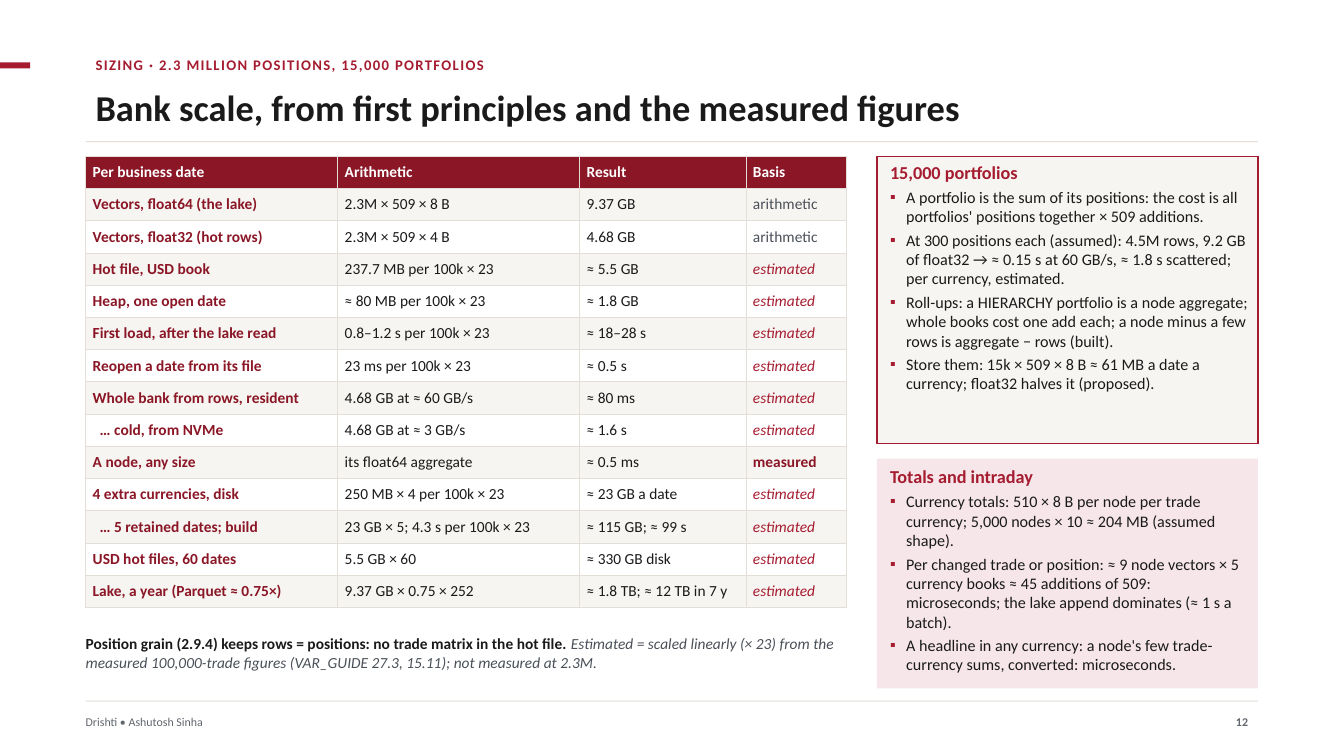
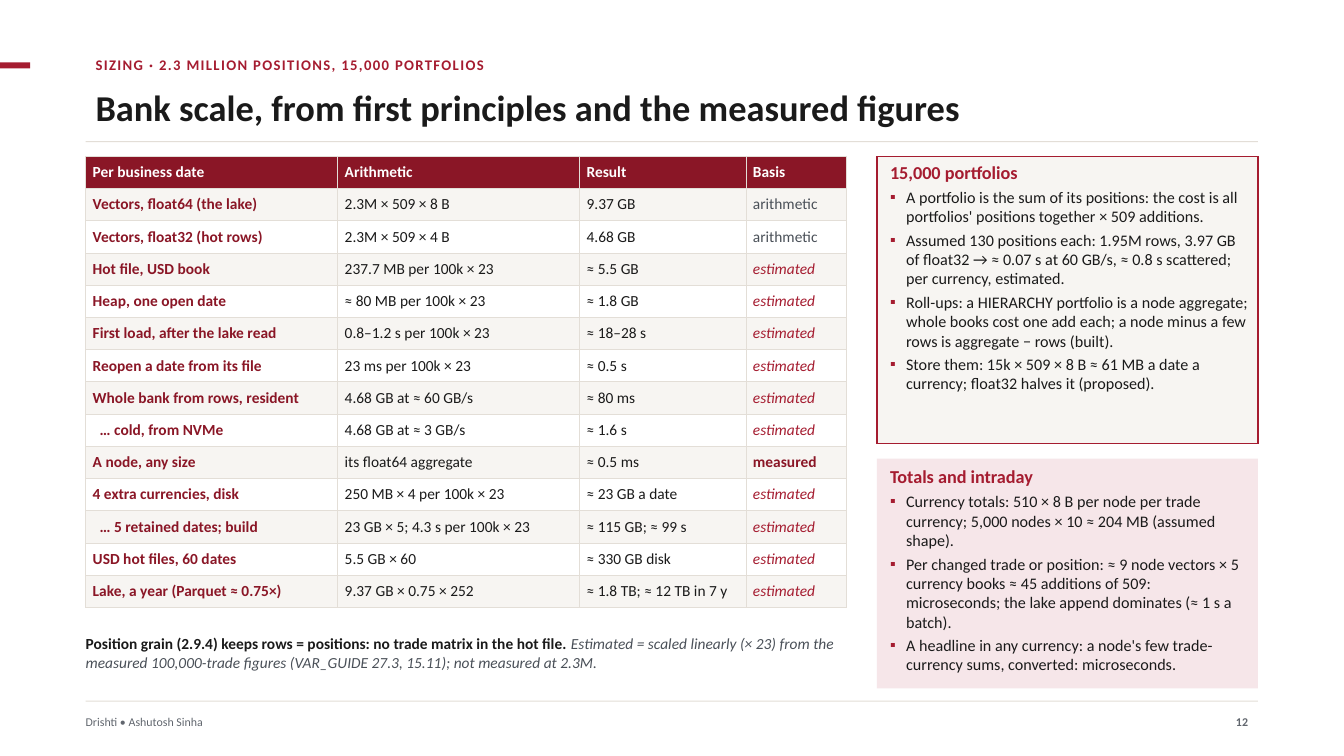
Before and after one commit to ajsinha/drishti, a slide deck: slide 12 of docs/publications/Drishti-VaR-Engine.pptx. Drawn at 1344x756 pixels with LibreOffice and Linux fonts; fonts in the diff are those of the drawing. Boxes give left, top, right and bottom in pixels: in the first picture for what was removed or moved away, otherwise in the second. Text is boxed around its words. In the diff, an @@ line names an element or a change of style, - is before the commit and + after.

Commit message:
The VaR engine deck's portfolio cost assumes 130 positions a portfolio, as the companion deck

```diff
--- a/docs/publications/Drishti-VaR-Engine.pptx
+++ b/docs/publications/Drishti-VaR-Engine.pptx
@@ text at box(906, 235, 1236, 287): text changed @@
-▪ At 300 positions each (assumed): 4.5M rows, 9.2 GB of float32 → ≈ 0.15 s at 60 GB/s, ≈ 1.8 s scattered; per currency, estimated.
+▪ Assumed 130 positions each: 1.95M rows, 3.97 GB of float32 → ≈ 0.07 s at 60 GB/s, ≈ 0.8 s scattered; per currency, estimated.
```
Also in this commit, not shown: 1 other file.
